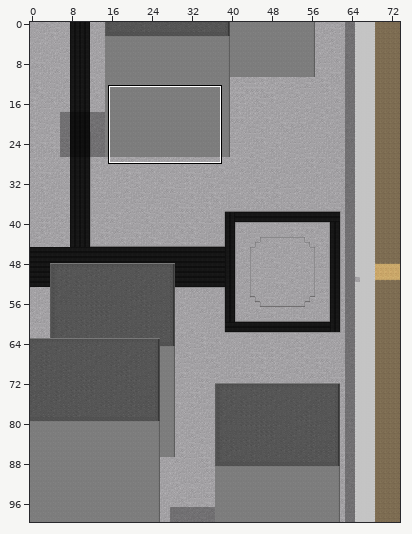
Two versions of a level (Tiled map (JSON), main/resources/worlds/CityEntrySquare.json). The picture above shows the old version from afar; the outline marks the close-up.
Close-up. The starting point:
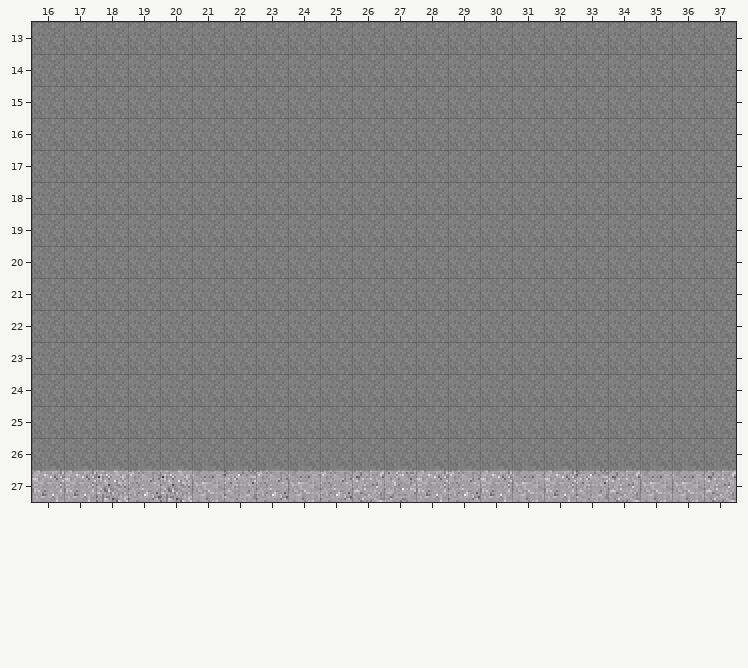
Cells are 16x16 px. Shown: x 16..37, y 13..27. The commit also changed other parts of the map, which this record leaves out.
The same view after the edit:
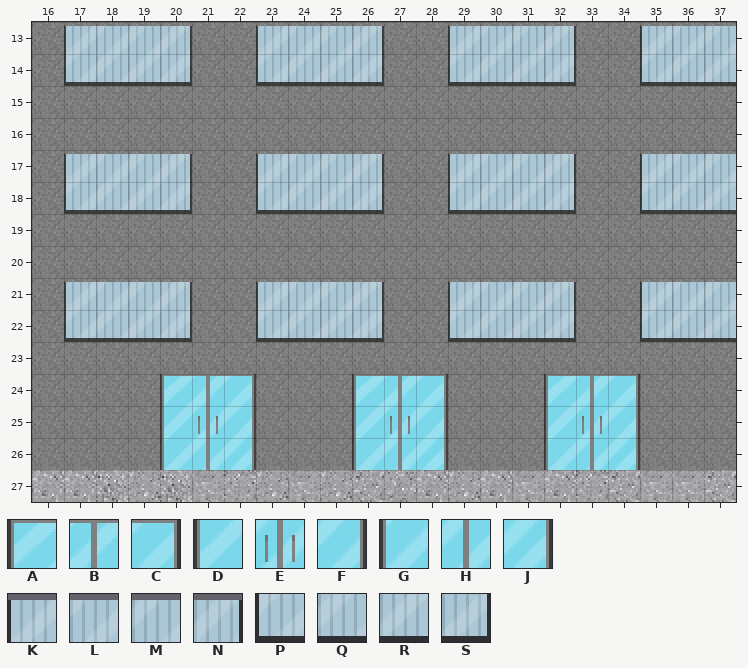
Key: from "Door_tilesheet": A 0, B 1, C 2, D 3, E 4, F 5, G 6, H 7, J 8; from "Window4_tilesheet": K 0, L 1, M 2, N 3, P 4, Q 5, R 6, S 7.
_ is an empty cell.
Tiles of an added or newly shown layer are drawn over the layers below it.
What changed:
{"where": "layer \"windows\" (added)"}
{"y":13,"x":17,"old":"____","new":"KLMN"}
{"y":13,"x":23,"old":"____","new":"KLMN"}
{"y":13,"x":29,"old":"____","new":"KLMN"}
{"y":13,"x":35,"old":"___","new":"KLM"}
{"y":14,"x":17,"old":"____","new":"PQRS"}
{"y":14,"x":23,"old":"____","new":"PQRS"}
{"y":14,"x":29,"old":"____","new":"PQRS"}
{"y":14,"x":35,"old":"___","new":"PQR"}
{"y":17,"x":17,"old":"____","new":"KLMN"}
{"y":17,"x":23,"old":"____","new":"KLMN"}
{"y":17,"x":29,"old":"____","new":"KLMN"}
{"y":17,"x":35,"old":"___","new":"KLM"}
{"y":18,"x":17,"old":"____","new":"PQRS"}
{"y":18,"x":23,"old":"____","new":"PQRS"}
{"y":18,"x":29,"old":"____","new":"PQRS"}
{"y":18,"x":35,"old":"___","new":"PQR"}
{"y":21,"x":17,"old":"____","new":"KLMN"}
{"y":21,"x":23,"old":"____","new":"KLMN"}
{"y":21,"x":29,"old":"____","new":"KLMN"}
{"y":21,"x":35,"old":"___","new":"KLM"}
{"y":22,"x":17,"old":"____","new":"PQRS"}
{"y":22,"x":23,"old":"____","new":"PQRS"}
{"y":22,"x":29,"old":"____","new":"PQRS"}
{"y":22,"x":35,"old":"___","new":"PQR"}
{"y":24,"x":20,"old":"___","new":"ABC"}
{"y":24,"x":26,"old":"___","new":"ABC"}
{"y":24,"x":32,"old":"___","new":"ABC"}
{"y":25,"x":20,"old":"___","new":"DEF"}
{"y":25,"x":26,"old":"___","new":"DEF"}
{"y":25,"x":32,"old":"___","new":"DEF"}
{"y":26,"x":20,"old":"___","new":"GHJ"}
{"y":26,"x":26,"old":"___","new":"GHJ"}
{"y":26,"x":32,"old":"___","new":"GHJ"}
